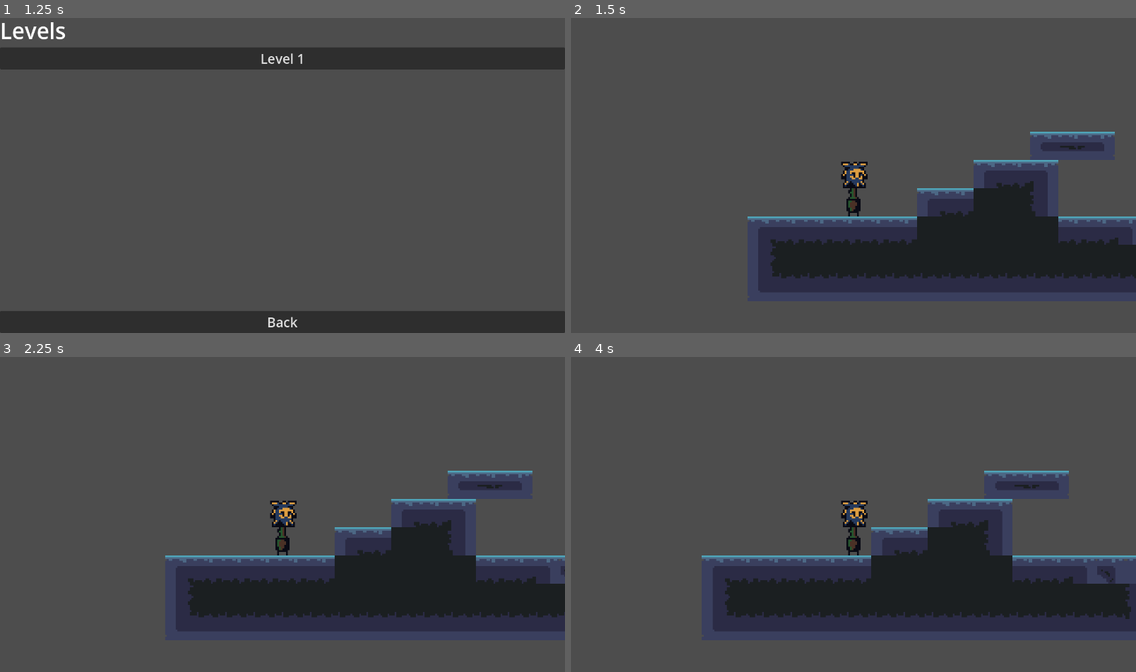
Above: before the commit, frames 1-4 (two rows, left to right).
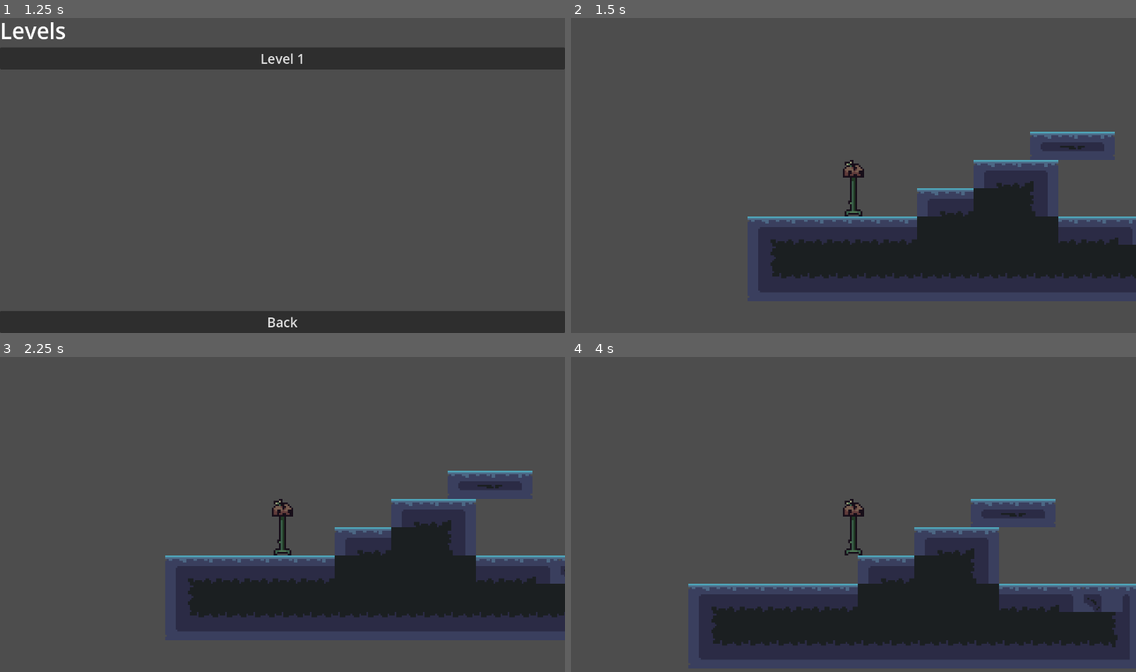
Above: after the commit, the same moments.

Repository: Artindi/Server-Wide-Game-Jam-1
Game: Godot game, scene res://scenes/screens/main_menu.tscn
Two runs of this game, one before a commit and one after it. Both use one fixed random seed, a clock stepped at 60 frames per second and the inputs below.
Inputs:
- Up to frame 1 (1.25 s): click "Play" at 0.5 s
- Up to frame 2 (1.5 s): click "Level 1" at 1.25 s
- Up to frame 3 (2.25 s): tap Enter at 2 s; hold D (Right) from 2.03 s (still down)
- Up to frame 4 (4 s): release D (Right) at 3.53 s; hold A (Left) from 3.53 s (still down)

Frame 1 is identical in both runs. In frame 2, 0.5% of the frame differs, in the area x 47-53%, y 45-64%; in frame 3, 0.5%; in frame 4, 23%, in the area x 20-100%, y 36-97%.

Commit message:
Addded newer sprites and sprite functionality

Diff:
--- a/scenes/Player/player.tscn
+++ b/scenes/Player/player.tscn
@@ -1,8 +1,8 @@
 [gd_scene load_steps=7 format=3 uid="uid://2aa7gv0i0jdn"]
 
 [ext_resource type="Script" path="res://scripts/player.gd" id="1_30jw6"]
-[ext_resource type="Texture2D" uid="uid://c2bkvmbwliwbl" path="res://assets/images/characters/PlayerTop.png" id="2_ka8wg"]
-[ext_resource type="Texture2D" uid="uid://b3afgq3cd58wf" path="res://assets/images/characters/PlayerBase.png" id="3_rhp3k"]
+[ext_resource type="Texture2D" uid="uid://ccdate2gbvrxf" path="res://assets/images/characters/head2.png" id="2_bvcnr"]
+[ext_resource type="Texture2D" uid="uid://bx4l3gcfffuib" path="res://assets/images/characters/Feet1.png" id="3_a0jy8"]
 
 [sub_resource type="RectangleShape2D" id="RectangleShape2D_74oul"]
 size = Vector2(16, 16)
@@ -13,13 +13,15 @@
 [sub_resource type="RectangleShape2D" id="RectangleShape2D_prye1"]
 size = Vector2(8, 3)
 
-[node name="Player" type="CharacterBody2D" node_paths=PackedStringArray("sections", "foot_collision")]
+[node name="Player" type="CharacterBody2D" node_paths=PackedStringArray("sections", "foot_collision", "headSprite", "footSprite")]
 script = ExtResource("1_30jw6")
 sections = NodePath("Sections")
 foot_collision = NodePath("FootCollision")
+headSprite = NodePath("Sprite2D")
+footSprite = NodePath("FootCollision/Sprite2D")
 
 [node name="Sprite2D" type="Sprite2D" parent="."]
-texture = ExtResource("2_ka8wg")
+texture = ExtResource("2_bvcnr")
 
 [node name="CollisionShape2D" type="CollisionShape2D" parent="."]
 shape = SubResource("RectangleShape2D_74oul")
@@ -38,7 +40,7 @@
 shape = SubResource("RectangleShape2D_rjgpk")
 
 [node name="Sprite2D" type="Sprite2D" parent="FootCollision"]
-texture = ExtResource("3_rhp3k")
+texture = ExtResource("3_a0jy8")
 
 [node name="BreakFeet" type="Area2D" parent="FootCollision"]
 
--- a/scenes/screens/temp_test.tscn
+++ b/scenes/screens/temp_test.tscn
@@ -1,6 +1,6 @@
 [gd_scene load_steps=3 format=3 uid="uid://clp8wic1t4jmu"]
 
-[ext_resource type="PackedScene" uid="uid://2aa7gv0i0jdn" path="res://scenes/player/player.tscn" id="1_7ckp8"]
+[ext_resource type="PackedScene" uid="uid://2aa7gv0i0jdn" path="res://scenes/Player/player.tscn" id="1_7ckp8"]
 [ext_resource type="PackedScene" uid="uid://djqvf7d2jhl48" path="res://scenes/tile_map.tscn" id="2_ihfpa"]
 
 [node name="tempTest" type="Node2D"]
--- a/scripts/player.gd
+++ b/scripts/player.gd
@@ -1,15 +1,31 @@
 extends CharacterBody2D
 @export var sections : Node2D
 @export var foot_collision : CollisionShape2D
+@export var headSprite : Sprite2D
+@export var footSprite : Sprite2D
+
+var headWithLegs = preload("res://assets/images/characters/head1.png")
+var headWithoutLegs = preload("res://assets/images/characters/head2.png")
+var shortFootSprite = preload("res://assets/images/characters/Feet2.png")
+var tallFootSprite = preload("res://assets/images/characters/Feet1.png")
+
 
 var SECTION = preload("res://scenes/Player/section.tscn")
 
 const SPEED = 32.0
-var heightCount = 0
 
 # Get the gravity from the project settings to be synced with RigidBody nodes.
 var gravity = ProjectSettings.get_setting("physics/2d/default_gravity")
 func _physics_process(delta) -> void:
+
+	#This makes the sprite look right when the player is one block tall
+	if foot_collision.position.y == 0:
+		headSprite.texture = headWithLegs
+		footSprite.texture = shortFootSprite
+	else:
+		headSprite.texture = headWithoutLegs
+		footSprite.texture = tallFootSprite
+
 	# Add the gravity.
 	if not is_on_floor():
 		velocity.y += gravity * delta
@@ -17,6 +33,7 @@
 	# Get the input direction and handle the movement/deceleration.
 	# As good practice, you should replace UI actions with custom gameplay actions.
 	var direction = Input.get_axis("Left", "Right")
+
 	if direction:
 		velocity.x = direction * SPEED
 	else:
@@ -38,7 +55,14 @@
 	section.index = sections.get_child_count()
 
 func _on_growth_timer_timeout() -> void:
-	spawnSection()
+	if sections.get_child_count() == 0:
+		if foot_collision.position.y == 0:
+			self.global_position.y -= 16
+			moveFeet(sections.get_child_count() + 1)
+		else:
+			spawnSection()
+	else:
+		spawnSection()
 
 func _on_break_feet_body_entered(body) -> void:
 	if body.name == "TileMap":
--- a/scripts/section.gd
+++ b/scripts/section.gd
@@ -1,14 +1,28 @@
 extends CharacterBody2D
+
+var rng = RandomNumberGenerator.new
 
 var index = 0
 @onready var player = get_parent().get_parent()
 
-func _process(_delta):
+var texture1 = preload("res://assets/images/characters/Section1.png")
+var texture2 = preload("res://assets/images/characters/Section2.png")
+var texture3 = preload("res://assets/images/characters/Section3.png")
+
+func _ready():
+	randomize()
+	var texture = randi_range(1, 3)
+	if texture == 1:
+		$Sprite2D.texture = texture1
+	elif texture == 2:
+		$Sprite2D.texture = texture2
+	elif texture == 3:
+		$Sprite2D.texture = texture3
+
+func _physics_process(delta):
 	if position.y >= player.get_node("FootCollision").position.y:
 		queue_free()
 	pass
-
-
 
 func _on_area_2d_body_entered(body):
 	if body.name == "TileMap":
Binary file added: assets/images/characters/Feet1.png
Not shown, added: assets/images/characters/Feet1.png.import
Binary file added: assets/images/characters/Feet2.png
Not shown, changed: assets/images/characters/Feet2.png.import
Binary file removed: assets/images/characters/PlayerBase.png
Binary file removed: assets/images/characters/PlayerMaybe.png
Binary file removed: assets/images/characters/PlayerTop.png
Binary file changed: assets/images/characters/Section2.png
Binary file added: assets/images/characters/Section3.png
Not shown, added: assets/images/characters/Section3.png.import
Binary file added: assets/images/characters/head1.png
Not shown, added: assets/images/characters/head1.png.import
(and 16 more such lines)
